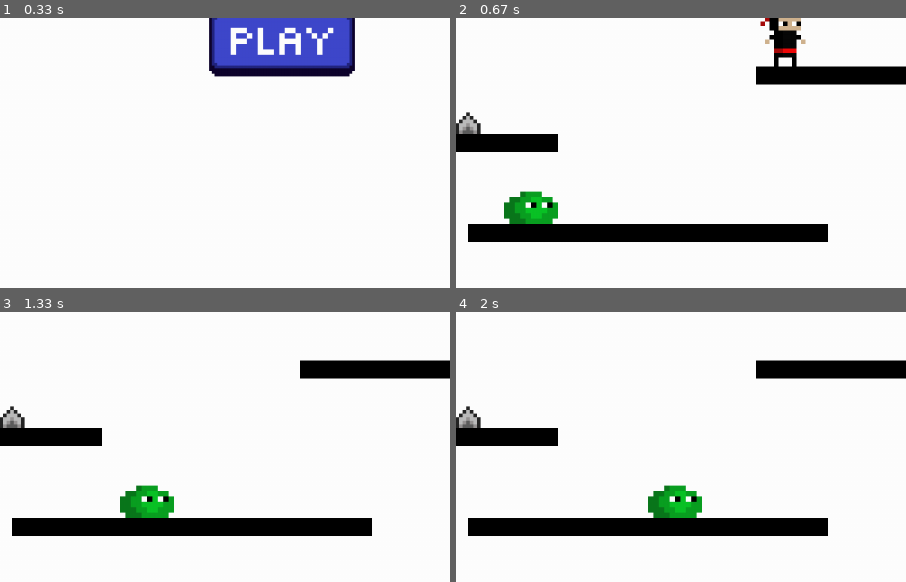
Above: before the commit, frames 1-4 (two rows, left to right).
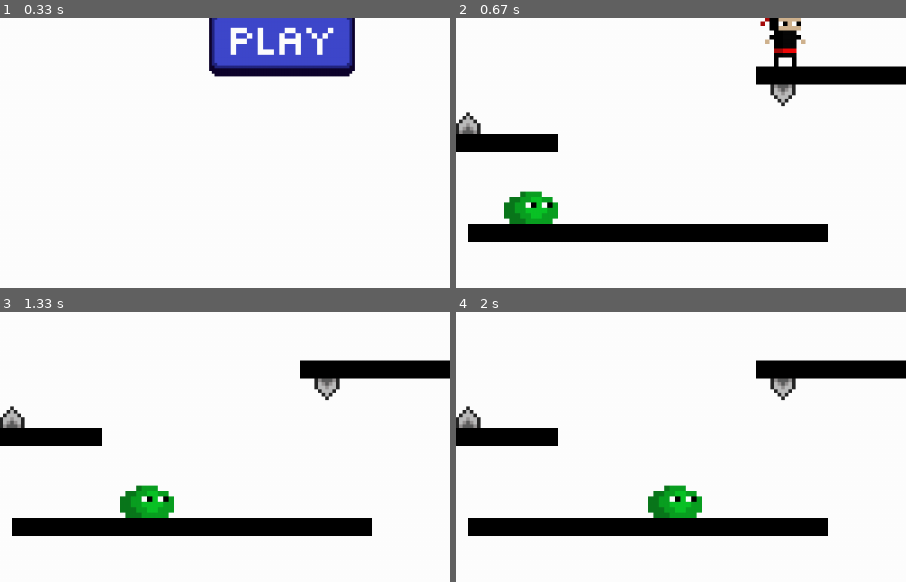
Above: after the commit, the same moments.

Repository: Deadpooldomlno/projet_pygame
Game: pygame game, started from ninja-v2-main/main.py
Same seed, same stepped clock (60 frames per second), same inputs: the game is played once before the commit and once after it.
Inputs (mouse positions are % of the whole screen's width and height, from its top left):
- Up to frame 1 (0.33 s): no input
- Up to frame 2 (0.67 s): click (50, 50) at 0.38 s
- Up to frame 3 (1.33 s): hold Right 0.67-1.13 s; hold Up from 1.17 s (still down)
- Up to frame 4 (2 s): release Up at 1.47 s; hold Right 1.5-1.97 s
The pictures show only the part of the screen within x 19-69%, y 45-95%; the shares and areas given below are measured in that part.

Frame 1 is identical in both runs. In frame 2, 0.4% of the frame differs, in the area x 69-76%, y 24-33%; in frame 3, 0.4%; in frame 4, 0.4%.

Commit message:
Update game.py

Diff:
--- a/ninja-v2-main/game.py
+++ b/ninja-v2-main/game.py
@@ -26,8 +26,10 @@
         self.players.append(self.player.rect)
 
         self.spike = Spike(screen,(200,388),1)
+        self.spike2 = Spike(screen,(550,357),2)
         self.spikes=[]
         self.spikes.append(self.spike)
+        self.spikes.append(self.spike2)
 
         #boutons
         self.button_setting = Button(screen,('assets/buttons/setting1.png','assets/buttons/setting2.png'),(self.w-30,20))
